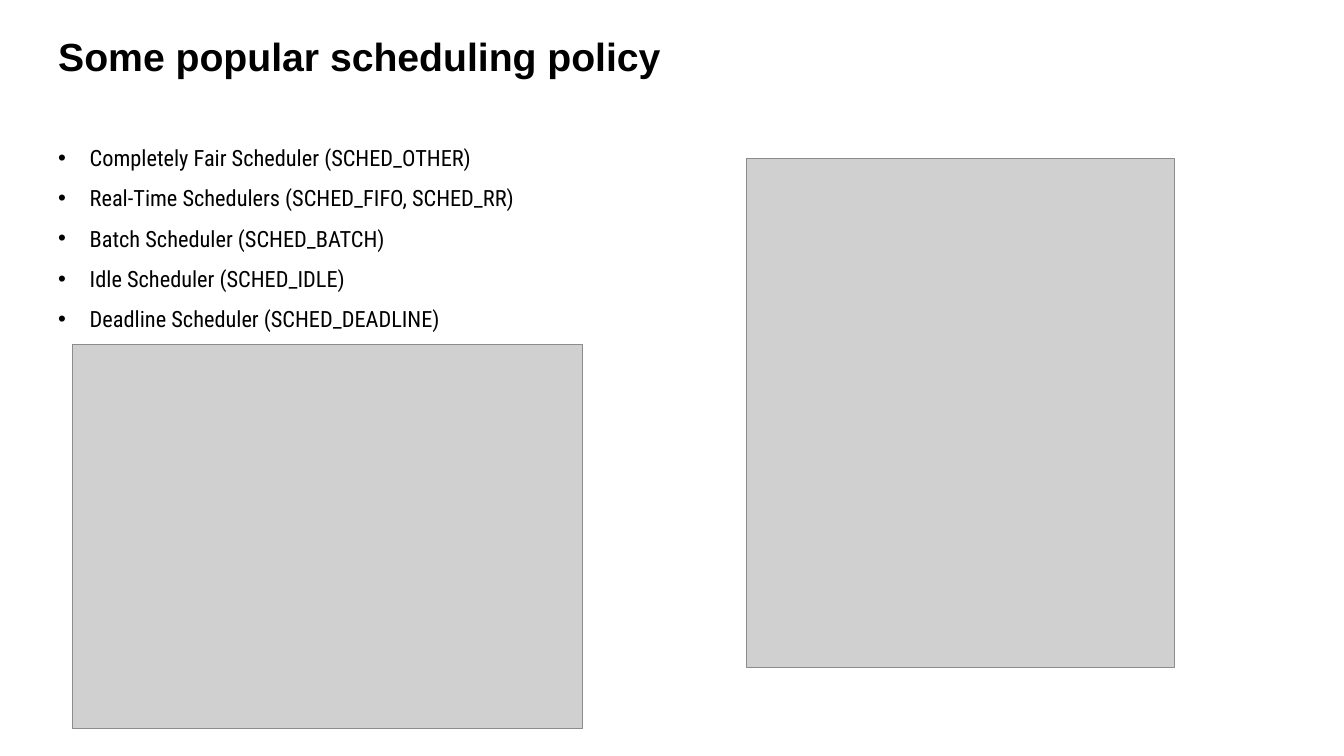
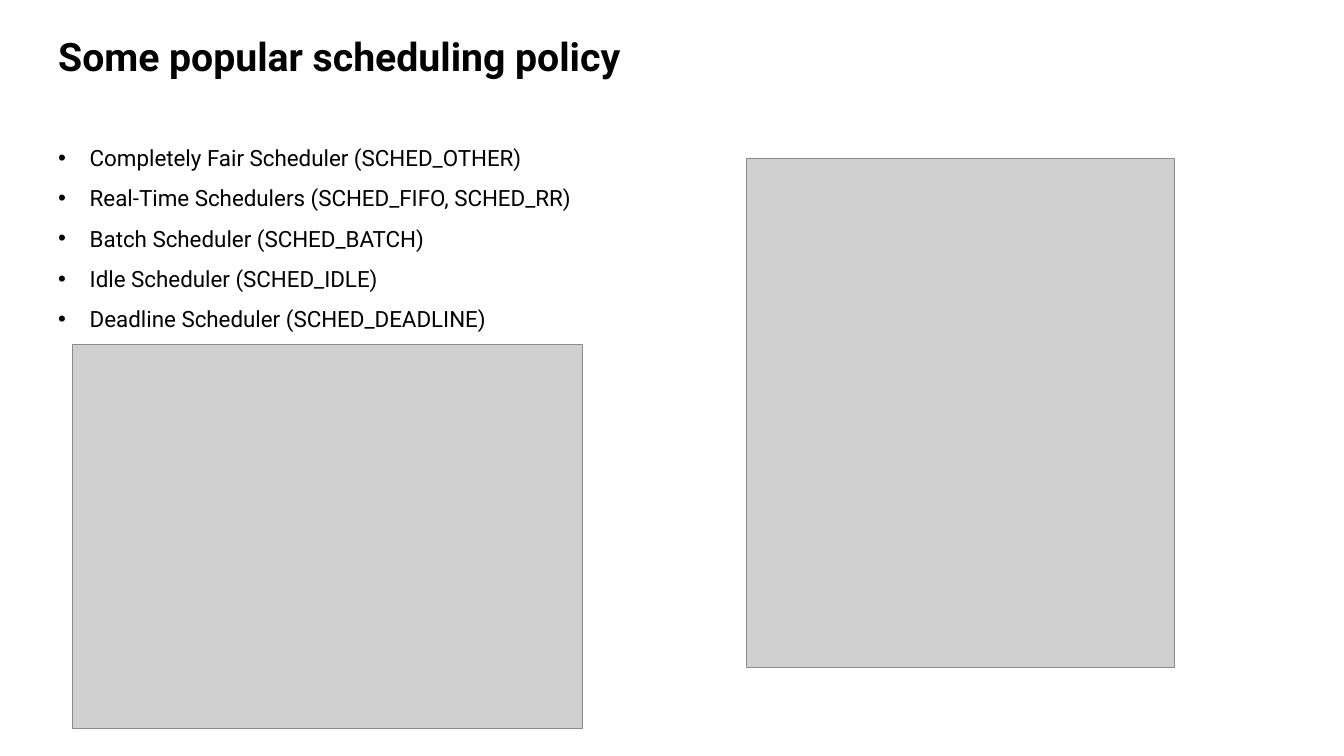
Before and after one commit to cuongnv99sc/OS_overview, a slide deck: slide 5 of doc/OS_overview.pptx (slide 6 before the commit). Drawn at 1344x756 pixels with LibreOffice and Linux fonts; fonts in the diff are those of the drawing; grey boxes stand for pictures. Boxes give left, top, right and bottom in pixels: in the first picture for what was removed or moved away, otherwise in the second. Text is boxed around its words. In the diff, an @@ line names an element or a change of style, - is before the commit and + after.

```diff
--- a/doc/OS_overview.pptx
+++ b/doc/OS_overview.pptx
@@ title "Some popular scheduling policy" at <box>58,41,620,80</box>: font Arial to Roboto @@
@@ text "Completely Fair Scheduler (SCHED_OTHER)" at <box>90,148,570,332</box>: font Roboto Condensed to Roboto; alignment justified to left @@
```
Also in this commit, not shown: 1 other slide changed, 9 slides added, 20 slides removed, 1 other file.
